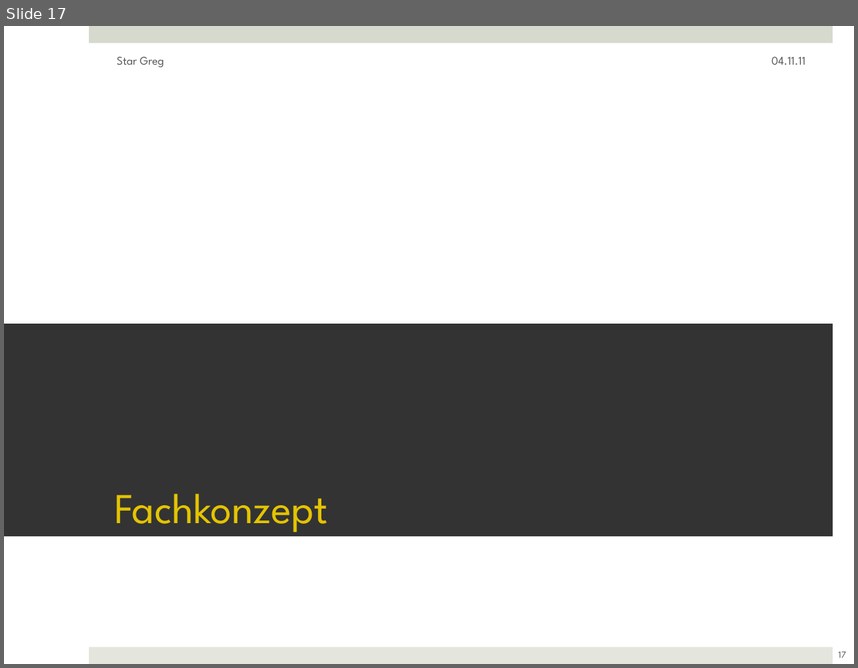
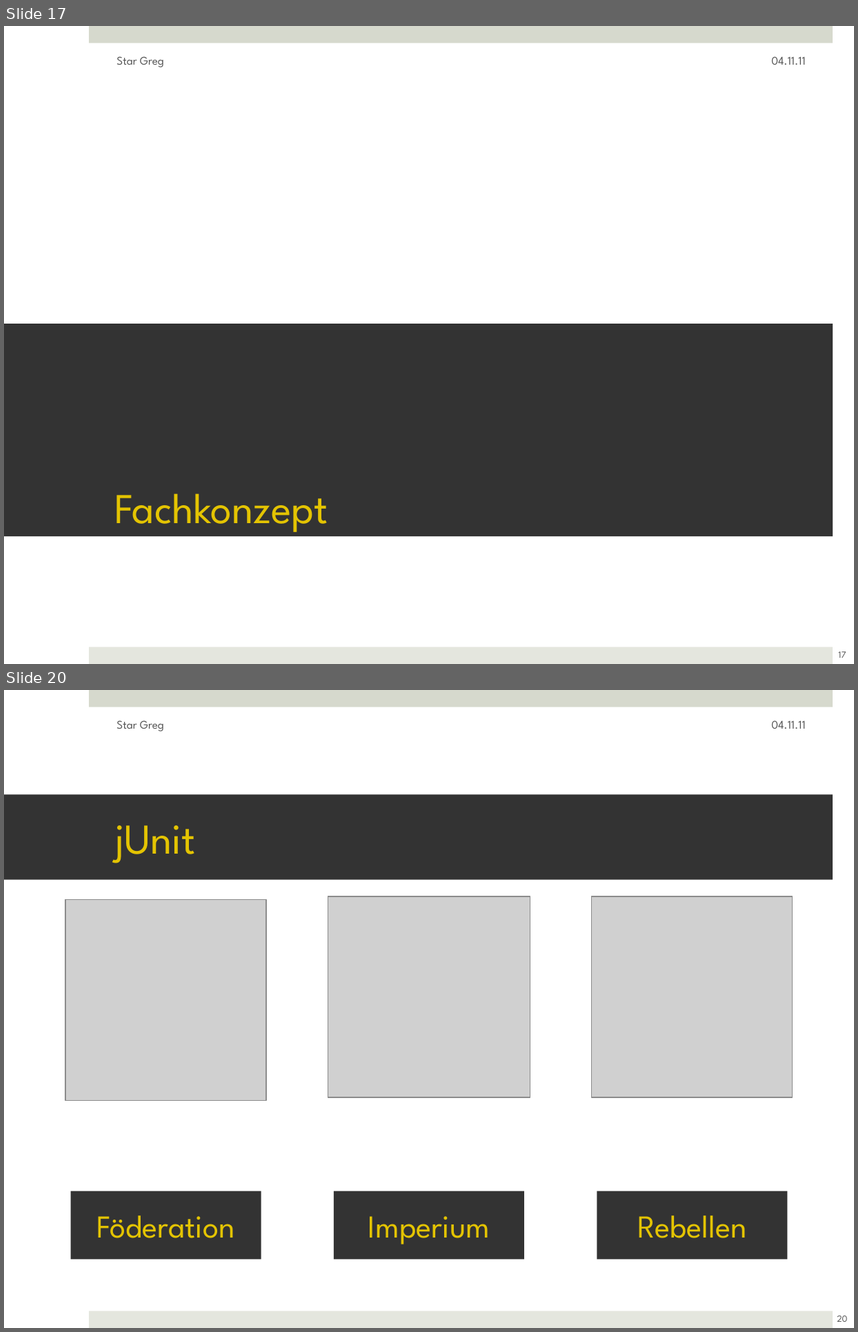
Before and after one commit to ftes/stargreg, a slide deck: 70 Praesentation/50 StarGreg Finish.pptx. Shown one above the other, each under a label of ours: slide 17 before the commit, slides 17 and 20 after it; the slides between them are not shown. The pictures are 858x668 and 858x1332 pixels, drawn with LibreOffice and Linux fonts; fonts in the diff are those of the drawing; grey boxes stand for pictures. Boxes give left, top, right and bottom in pixels: in the first picture for what was removed or moved away, otherwise in the second. Text is boxed around its words. In the diff, an @@ line names an element or a change of style, - is before the commit and + after.

```diff
--- a/70 Praesentation/50 StarGreg Finish.pptx
+++ b/70 Praesentation/50 StarGreg Finish.pptx
@@ slide 20 added at [4, 690, 854, 1328], background #FFFFFF; not listed: 2 template elements that a slide beside it also shows @@
@@ text added at [116, 720, 164, 731], 10 pt, text #595959 @@
+Star Greg
@@ text added at [771, 720, 805, 729], 10 pt, text #595959 @@
+04.11.11
@@ title added at [4, 795, 833, 880], fill #333333, 36 pt, text #E4C402 @@
+jUnit
@@ picture added at [328, 896, 530, 1097] @@
@@ picture added at [591, 896, 792, 1097] @@
@@ picture added at [65, 899, 266, 1100] @@
@@ rectangle added at [70, 1191, 261, 1259], fill #333333, 27 pt, text #E4C402 @@
+Föderation
@@ rectangle added at [334, 1191, 524, 1259], fill #333333, 27 pt, text #E4C402 @@
+Imperium
@@ rectangle added at [597, 1191, 787, 1259], fill #333333, 27 pt, text #E4C402 @@
+Rebellen
@@ page number added at [837, 1315, 847, 1321], 8 pt, text #595959 @@
+20
```
Also in this commit, not shown: 1 slide changed, 4 other slides added, 1 other file.
